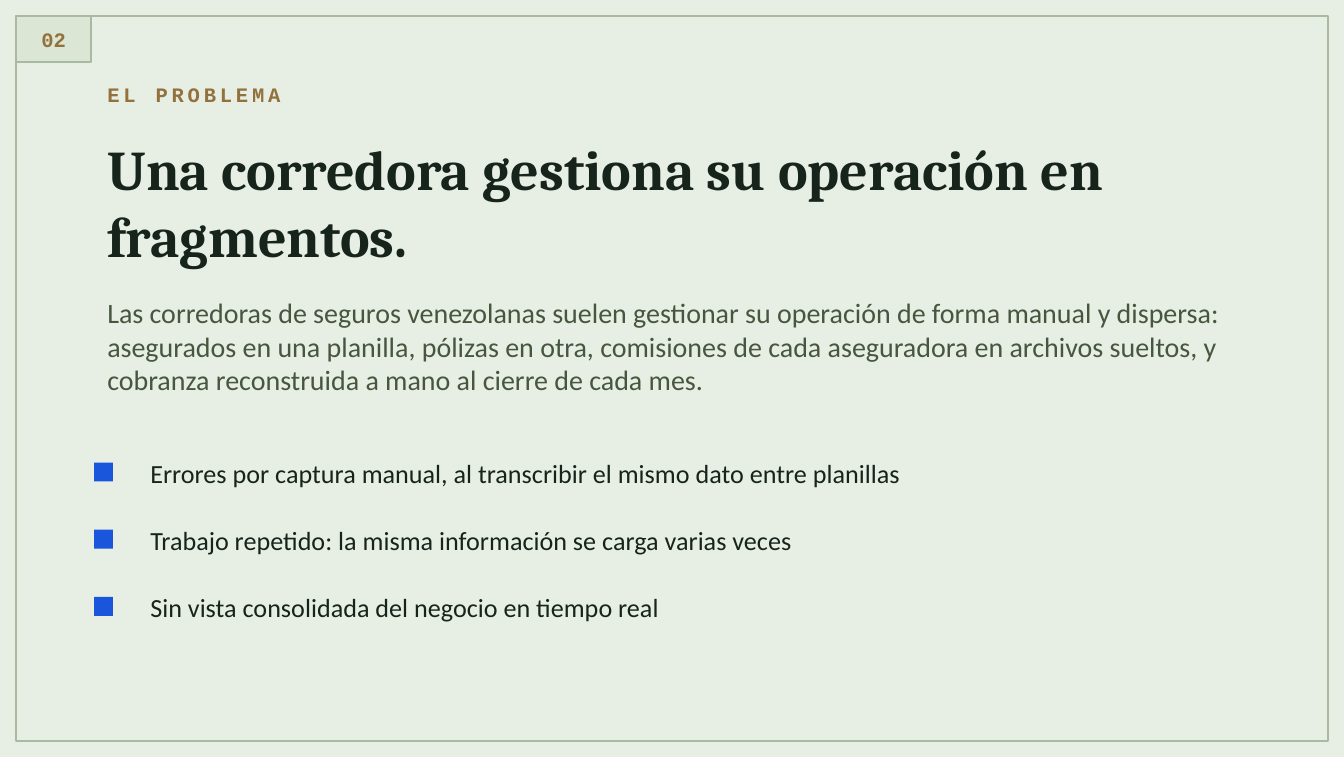
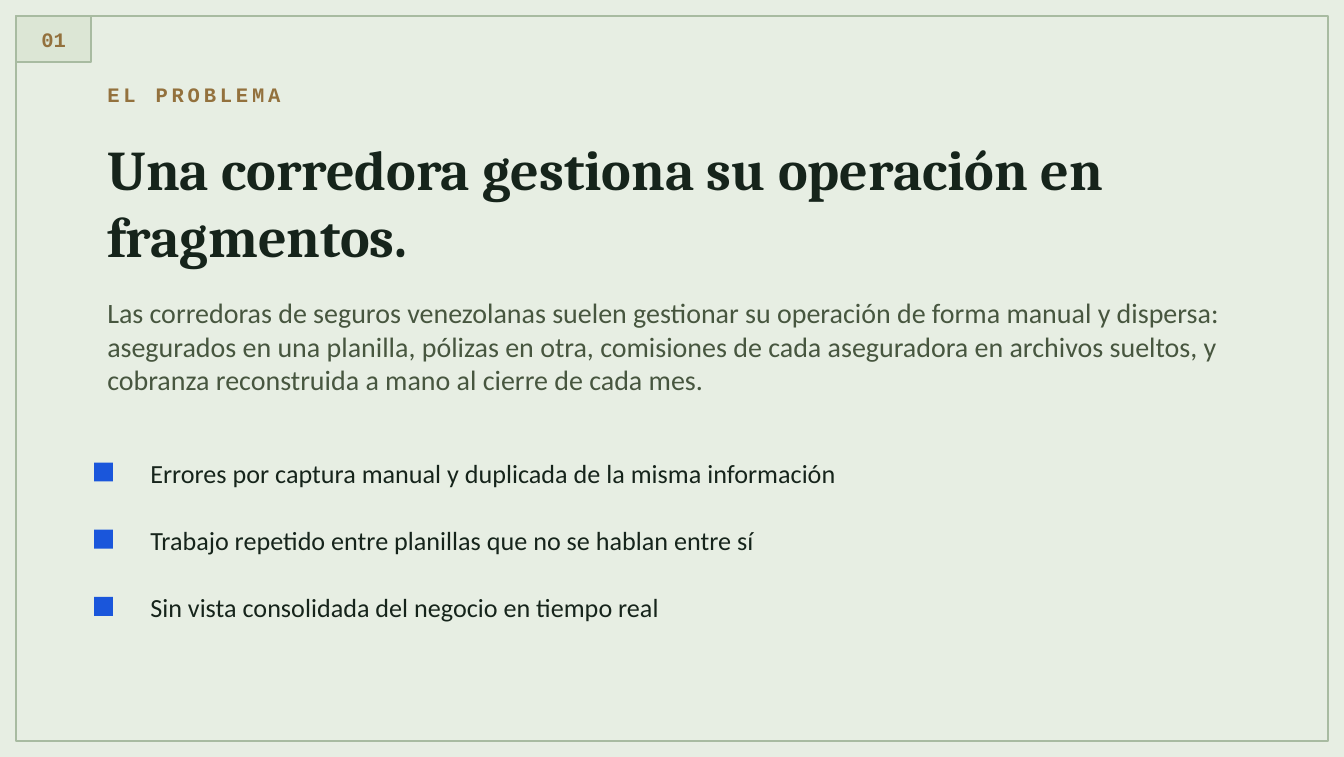
Before and after one commit to DanveDC/broker-suite, a slide deck: slide 2 of docs/BrokerCore-Presentacion.pptx. Drawn at 1344x757 pixels with LibreOffice and Linux fonts; fonts in the diff are those of the drawing. Boxes give left, top, right and bottom in pixels: in the first picture for what was removed or moved away, otherwise in the second. Text is boxed around its words. In the diff, an @@ line names an element or a change of style, - is before the commit and + after.

```diff
--- a/docs/BrokerCore-Presentacion.pptx
+++ b/docs/BrokerCore-Presentacion.pptx
@@ text at [41,33,66,47]: text changed @@
-02
+01
@@ text at [150,465,835,488]: text changed @@
-Errores por captura manual, al transcribir el mismo dato entre planillas
+Errores por captura manual y duplicada de la misma información
@@ text at [150,532,753,555]: text changed @@
-Trabajo repetido: la misma información se carga varias veces
+Trabajo repetido entre planillas que no se hablan entre sí
```
Also in this commit, not shown: 6 other slides changed, 2 slides added, 3 slides removed.
